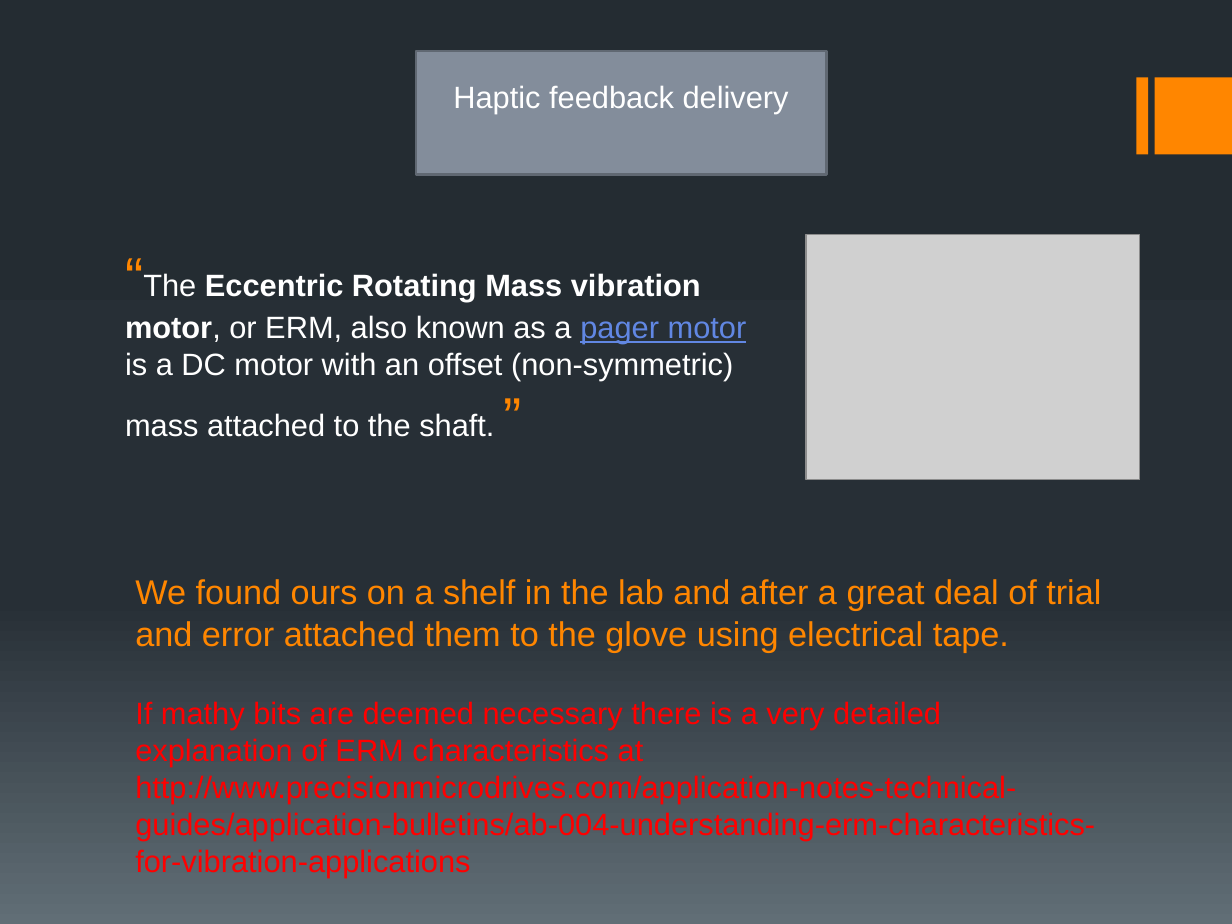
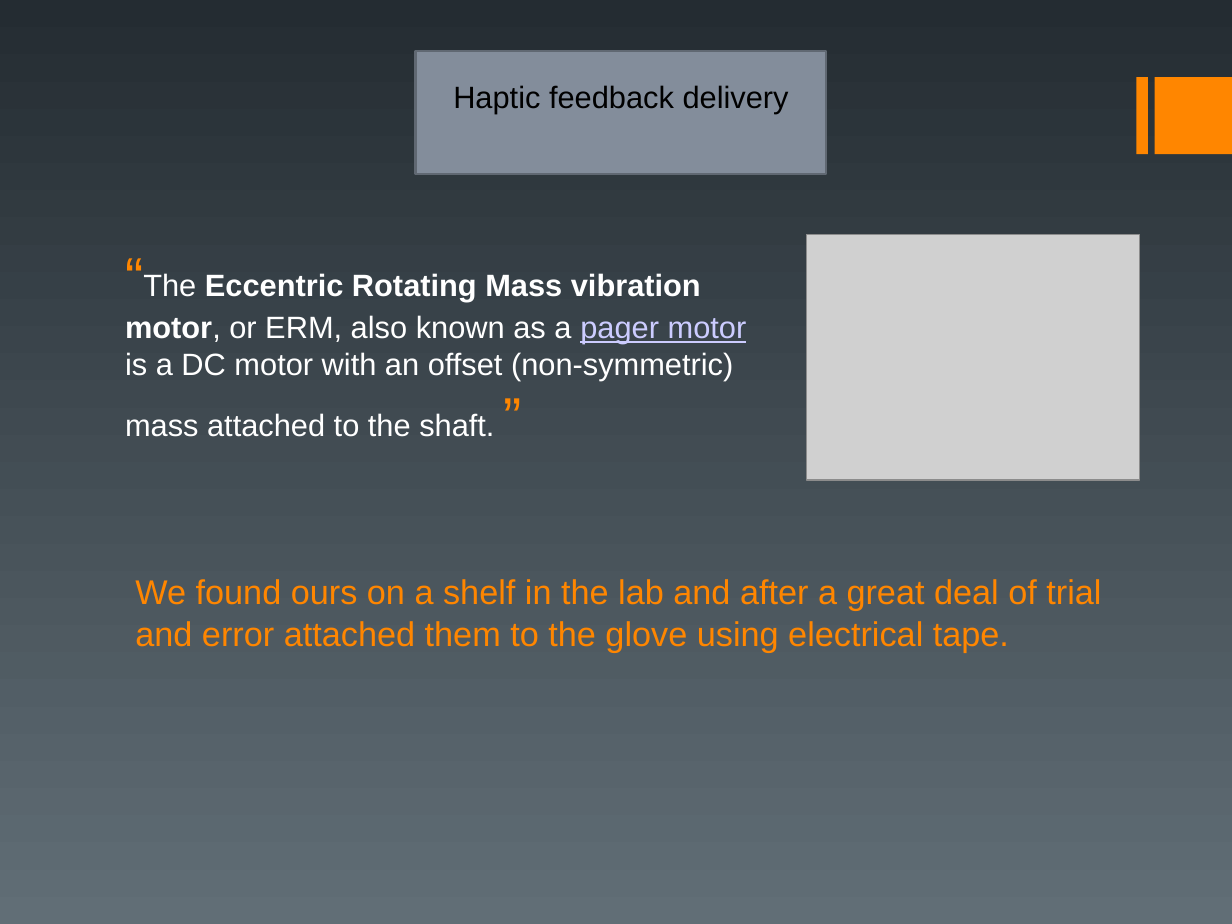
Before and after one commit to czod/HapticGlove, a slide deck: slide 9 of Docs/Final Project.pptx. Drawn at 1232x924 pixels with LibreOffice and Linux fonts; fonts in the diff are those of the drawing; grey boxes stand for pictures. Boxes give left, top, right and bottom in pixels: in the first picture for what was removed or moved away, otherwise in the second. Text is boxed around its words. In the diff, an @@ line names an element or a change of style, - is before the commit and + after.

```diff
--- a/Docs/Final Project.pptx
+++ b/Docs/Final Project.pptx
@@ background gradient #242C33 to #273037 to #636D76 to gradient #242C32 to #616E76 @@
@@ rectangle at (x1=416, y1=51, x2=827, y2=174): outline #616873 1.5 pt to #606872 1.5 pt @@
@@ text "Haptic feedback delivery" at (x1=453, y1=85, x2=789, y2=114): text colour #FFFFFF to #000000 @@
@@ text "“The Eccentric Rotating Mass vibration ..." at (x1=125, y1=273, x2=747, y2=437): text colour #6187E3 to #CCCCFF in "pager motor" @@
@@ text removed at (x1=135, y1=701, x2=1095, y2=878) @@
-If mathy bits are deemed necessary there is a very detailed explanation of ERM characteristics at http://www.precisionmicrodrives.com/application-notes-technical-guides/application-bulletins/ab-004-understanding-erm-characteristics-for-vibration-applications
```
Also in this commit, not shown: 10 other slides changed, 2 slides added, 3 slides removed, 1 other file.
